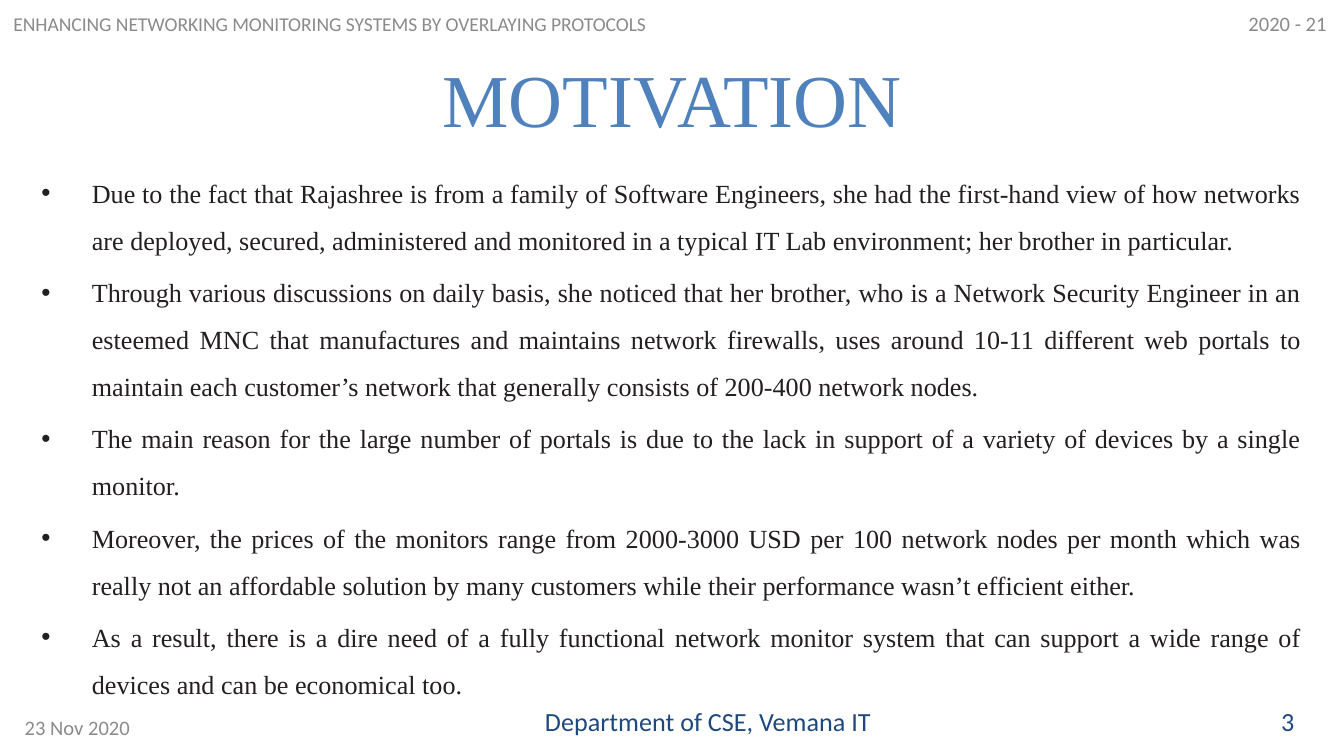
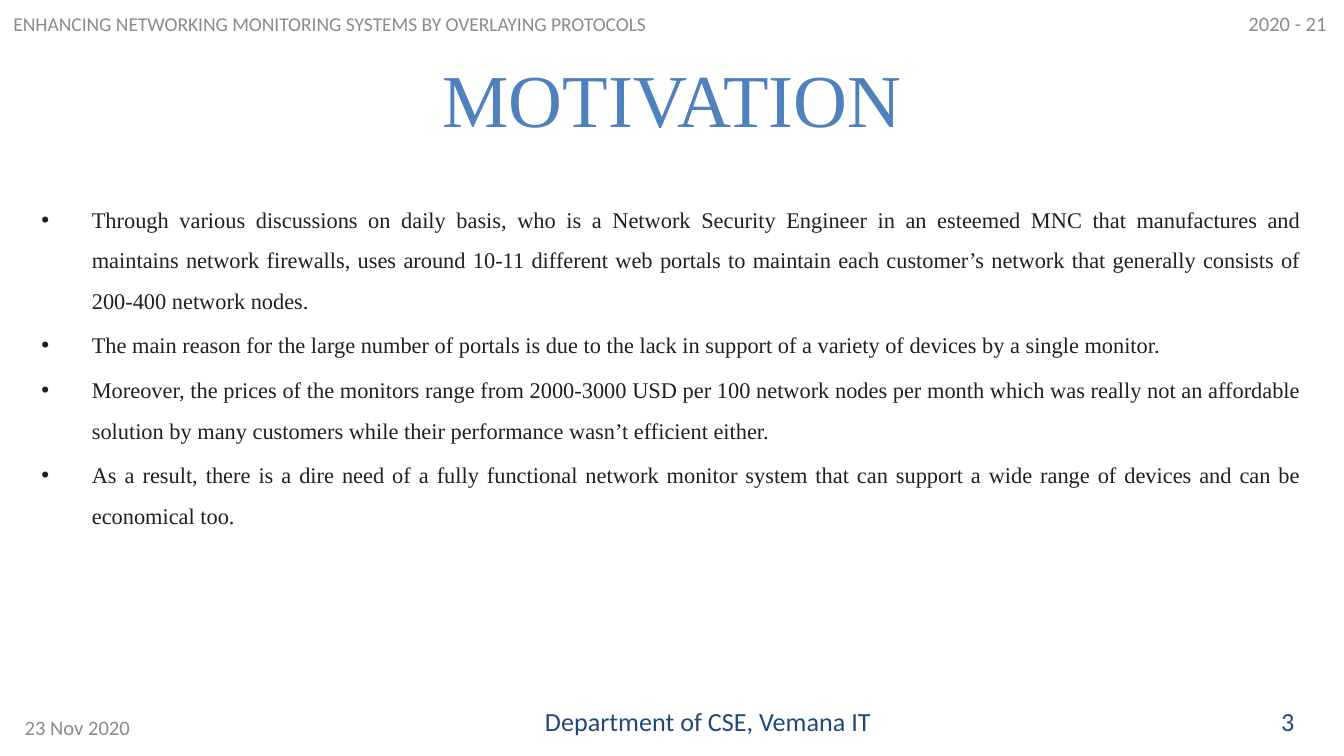
Before and after one commit to rajashreey841/network-monitor, a slide deck: slide 4 of PPT-Review-1.pptx. Drawn at 1344x756 pixels with LibreOffice and Linux fonts; fonts in the diff are those of the drawing. Boxes give left, top, right and bottom in pixels: in the first picture for what was removed or moved away, otherwise in the second. Text is boxed around its words. In the diff, an @@ line names an element or a change of style, - is before the commit and + after.

```diff
--- a/PPT-Review-1.pptx
+++ b/PPT-Review-1.pptx
@@ text at <box>92,212,1300,310</box>: text changed; size 14 to 12 pt @@
-• Due to the fact that Rajashree is from a family of Software Engineers, she had the first-hand view of how networks are deployed, secured, administered and monitored in a typical IT Lab environment; her brother in particular.
-• Through various discussions on daily basis, she noticed that her brother, who is a Network Security Engineer in an esteemed MNC that manufactures and maintains network firewalls, uses around 10-11 different web portals to maintain each customer’s network that generally consists of 200-400 network nodes.
+• Through various discussions on daily basis, who is a Network Security Engineer in an esteemed MNC that manufactures and maintains network firewalls, uses around 10-11 different web portals to maintain each customer’s network that generally consists of 200-400 network nodes.
@@ text at <box>92,337,1299,525</box>: size 14 to 12 pt in "The main reason for the large number ...", "Moreover, the prices of the monitors range ...", "As a result, there is a dire ..." @@
```
Also in this commit, not shown: 12 other slides changed, 2 slides added.
